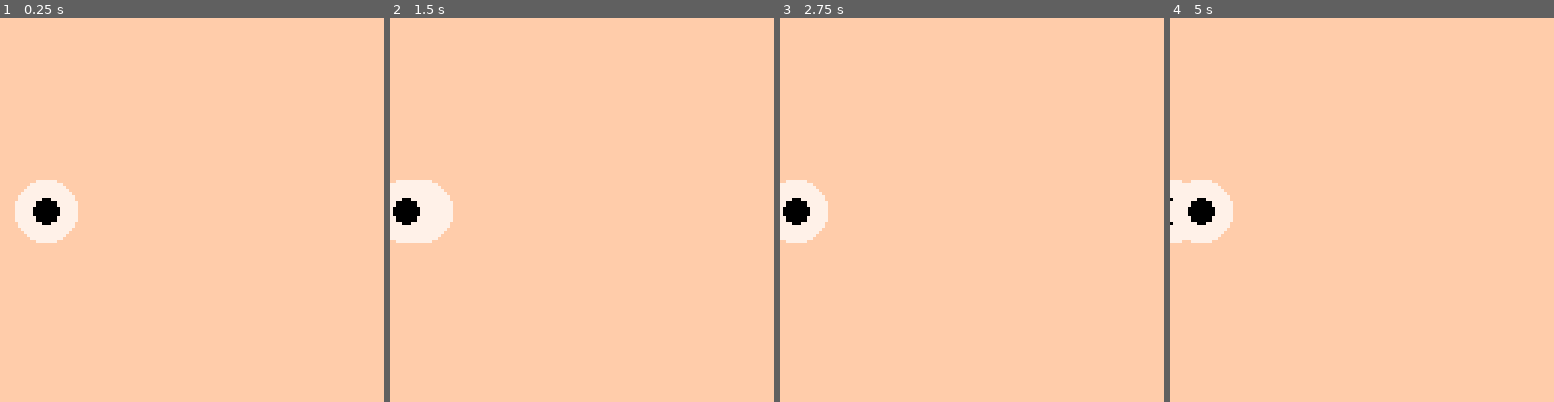
Above: before the commit, frames 1-4 (left to right).
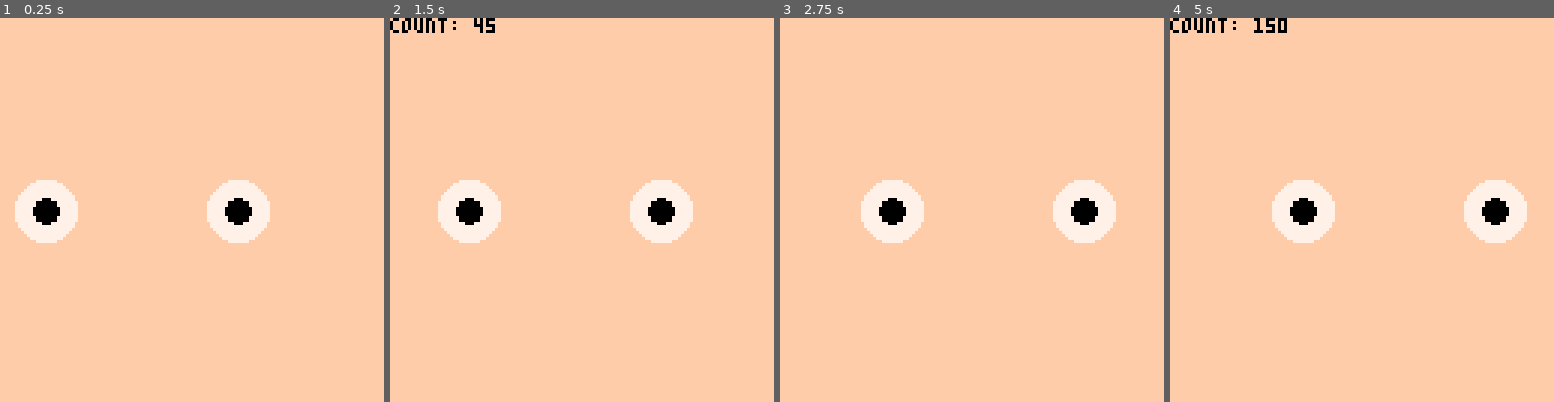
Above: after the commit, the same moments.

Repository: akd-io/pico8
Game: PICO-8 cartridge demos/react.p8
The game is run twice, just before and just after one commit, with the same random seed, the same clock (stepped at 60 frames per second) and the same inputs.
Inputs:
- Up to frame 1 (0.25 s): no input
- Up to frame 2 (1.5 s): no input
- Up to frame 3 (2.75 s): no input
- Up to frame 4 (5 s): no input

The runs differ from the first frame. In frame 1, 2.1% of the frame differs, in the area x 53-71%, y 42-59%; in frame 2, 6.5%; in frame 3, 6.0%; in frame 4, 7.1%, in the area x 0-93%, y 0-59%.

Commit message:
Added conditional rendering using required keys

Diff:
--- a/demos/react.p8
+++ b/demos/react.p8
@@ -5,44 +5,75 @@
 #include ../lib/table_to_str.lua
 
 -- React library
-local createComponent, render, useState = (function()
-  local hooks = {}
-  local hookIndex = 1
+function initReact()
+  local components = {}
+  local currentComponent = nil
+
   function createComponent(func)
-    return function(...)
+    return function(key, ...)
+      -- Generate a unique ID for this component instance
+      local instanceId = key or "default"
+
+      -- Initialize component state if needed
+      if not components[instanceId] then
+        components[instanceId] = {
+          hooks = {},
+          hookIndex = 1
+        }
+      end
+
+      -- Set current component context
+      local prevComponent = currentComponent
+      currentComponent = components[instanceId]
+      currentComponent.hookIndex = 1
+
+      -- Run component with remaining args
       local props = pack(...)
       local propsString = props == nil and "nil" or tableToStr(props)
-      --printh("Started rendering component with props " .. propsString)
+      printh("Started rendering component " .. instanceId .. " with props " .. propsString)
       func(...)
-      --printh("Finished rendering component with props " .. propsString)
+      printh("Finished rendering component " .. instanceId .. " with props " .. propsString)
+
+      -- Restore previous component context
+      currentComponent = prevComponent
     end
   end
-  function render(root)
-    --printh("\nStart render root")
-    hookIndex = 1
-    --printh("Reset hookIndex to " .. hookIndex)
-    root()
-    --printh("Finish render root")
-  end
+
   function useState(initialValue)
-    --printh("useState: initialValue = " .. initialValue)
-    --printh("useState: hookIndex = " .. (hookIndex or "nil"))
-    --printh("useState: hooks[hookIndex] = " .. (hooks[hookIndex] or "nil"))
+    assert(currentComponent, "hooks can only be called inside components")
+
+    local hooks = currentComponent.hooks
+    printh("useState: hooks = " .. (tableToStr(hooks) or "nil"))
+
+    local hookIndex = currentComponent.hookIndex
+    printh("useState: hookIndex = " .. (hookIndex or "nil"))
+
     local value = hooks[hookIndex] or initialValue
-    --printh("useState: value = " .. value)
+    printh("useState: hooks[hookIndex] = " .. (hooks[hookIndex] or "nil"))
+    printh("useState: initialValue = " .. initialValue)
+    printh("useState: value = " .. value)
+
+    local _component = currentComponent
     local _hookIndex = hookIndex
+
     function setValue(val)
-      --printh("useState: setValue: val = " .. val or "nil")
-      hooks[_hookIndex] = val
-      --printh("useState: setValue: hooks[hookIndex] = " .. (hooks[_hookIndex] or "nil"))
+      printh("useState: setValue: val = " .. val or "nil")
+
+      _component.hooks[_hookIndex] = val
+      printh("useState: setValue: _component.hooks[_hookIndex] = " .. (_component.hooks[_hookIndex] or "nil"))
     end
-    hookIndex += 1
-    --printh("useState: incremented hookIndex to " .. (hookIndex or "nil"))
-    --printh("useState: returning value " .. (value or "nil"))
+
+    currentComponent.hookIndex += 1
+    printh("useState: incremented hookIndex to " .. (currentComponent.hookIndex or "nil"))
+
+    printh("useState: returning value " .. (value or "nil"))
     return value, setValue
   end
-  return createComponent, render, useState
-end)()
+
+  return createComponent, useState
+end
+
+local createComponent, useState = initReact()
 
 -- Example usage
 local frame = 1
@@ -52,34 +83,34 @@
 end)
 
 local eyeballComponent = createComponent(function(x, y)
-  circleComponent(x, y, 10, 7)
-  circleComponent(x, y, 4, 0)
+  circleComponent("circle1", x, y, 10, 7)
+  circleComponent("circle2", x, y, 4, 0)
 end)
 
 local counterComponent = createComponent(function()
   local count, setCount = useState(0)
   setCount(count + 1)
-  printh("count: " .. count)
+  print("count: " .. count, 0, 0, 0)
 end)
 
 local containerComponent = createComponent(function()
+  cls(15)
   local x1, setX1 = useState(0)
 
   if (frame % 2 == 1) then
-    counterComponent()
+    counterComponent("counter1")
   end
 
-  local x2, setX2 = useState(0)
-  setX1((x1 + 1) % 20)
-  setX2((x2 + 1) % 20)
+  local x2, setX2 = useState(64)
+  setX1((x1 + 1) % 128)
+  setX2((x2 + 1) % 128)
 
-  cls(15)
-  eyeballComponent(x1, 64)
-  eyeballComponent(x2, 64)
+  eyeballComponent("eye1", x1, 64)
+  eyeballComponent("eye2", x2, 64)
 end)
 
 function _update60() end
 function _draw()
-  render(containerComponent)
+  containerComponent("root")
   frame += 1
 end
